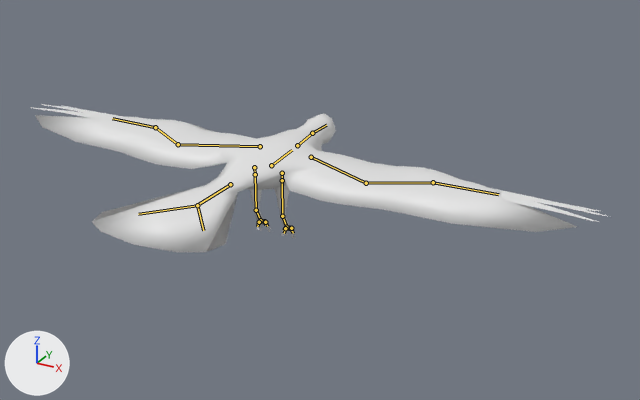
Renders of the FBX model Assets/01_Arts/Models/Bird/Bird-Animated.fbx from each side of a commit.
One viewpoint serves both versions: a 50 mm lens placed at (3.64, -4.75, 3.64), pointed at (0.51, 0.95, 0.79). Lighting does not change. The marker at lower left points along +X, +Y and +Z. The picture after the commit comes second. The bones that change, and the others that lie on the model, are drawn over the model as lines.

The first picture shows 'Circle', 'Plane', 'WingHand.L', 'WingHand.R'.
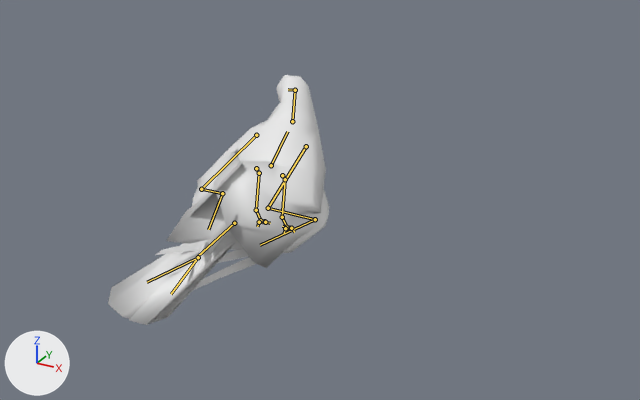
The newer file adds an action. The first version stands in its rest pose; the second is drawn at frame 7 of the action 'Bird_Refuse'.

The edits, one by one:
Bone 'Body' (bone_body) moves from (0.0, 0.0, 0.0) to (0.0, -0.008, 0.005).
Bone 'Body' (bone_body) turns from (0, 0, 0) to (37, 0, -4) degrees about its own x, y and z.
Bone 'Neck' (bone_neck) turns from (0, 0, 0) to (27, 9, 12) degrees about its own x, y and z.
Bone 'Head' (bone_head) turns from (0, 0, 0) to (-64, 22, 38) degrees about its own x, y and z.
Bone 'Tail' (bone_tail) turns from (0, 0, 0) to (19, 5, -6) degrees about its own x, y and z.
Bone 'TailFan.L' (bone_tailfan_l) turns from (0, 0, 0) to (4, 7, -23) degrees about its own x, y and z.
Bone 'TailFan.R' (bone_tailfan_r) turns from (0, 0, 0) to (4, -7, 22) degrees about its own x, y and z.
Bone 'WingUpper.L' (bone_wingupper_l) turns from (0, 0, 0) to (17, -36, -69) degrees about its own x, y and z.
Bone 'WingForearm.L' (bone_wingforearm_l) turns from (0, 0, 0) to (-27, 27, 61) degrees about its own x, y and z.
Bone 'WingHand.L' (bone_winghand_l) turns from (0, 0, 0) to (-19, 25, -125) degrees about its own x, y and z.
Bone 'WingUpper.R' (bone_wingupper_r) turns from (0, 0, 0) to (17, 36, 69) degrees about its own x, y and z.
Bone 'WingForearm.R' (bone_wingforearm_r) turns from (0, 0, 0) to (-27, -27, -61) degrees about its own x, y and z.
Bone 'WingHand.R' (bone_winghand_r) turns from (0, 0, 0) to (-19, -25, 125) degrees about its own x, y and z.
Bone 'UpperLeg.L' (bone_upperleg_l) turns from (0, 0, 0) to (1, -4, -48) degrees about its own x, y and z.
Bone 'LowerLeg.L' (bone_lowerleg_l) turns from (0, 0, 0) to (1, 0, 14) degrees about its own x, y and z.
Bone 'Foot.L' (bone_foot_l) turns from (0, 0, 0) to (0, 0, -4) degrees about its own x, y and z.
Bone 'ToeMiddle.L' (bone_toemiddle_l) turns from (0, 0, 0) to (36, 0, 0) degrees about its own x, y and z.
Bone 'ToeOuter.L' (bone_toeouter_l) turns from (0, 0, 0) to (-23, 0, 0) degrees about its own x, y and z.
Bone 'ToeInner.L' (bone_toeinner_l) turns from (0, 0, 0) to (-48, 0, 0) degrees about its own x, y and z.
Bone 'UpperLeg.R' (bone_upperleg_r) turns from (0, 0, 0) to (2, -4, -49) degrees about its own x, y and z.
Bone 'LowerLeg.R' (bone_lowerleg_r) turns from (0, 0, 0) to (-1, 0, 13) degrees about its own x, y and z.
Bone 'ToeMiddle.R' (bone_toemiddle_r) turns from (0, 0, 0) to (-36, 0, 0) degrees about its own x, y and z.
Bone 'ToeOuter.R' (bone_toeouter_r) turns from (0, 0, 0) to (23, 0, 0) degrees about its own x, y and z.
Bone 'ToeInner.R' (bone_toeinner_r) turns from (0, 0, 0) to (48, 0, 0) degrees about its own x, y and z.

Boxes [x1, y1, x2, y2] around the edits, measured in the pictures (640 x 400 px):
'Plane', posed (59% narrower, 79% taller)
    before: [35, 113, 577, 252]
    after: [108, 75, 329, 325]
'WingHand.L', posed
    before: [492, 188, 611, 222]
    after: [155, 235, 256, 290]
'WingHand.R', posed (mostly hidden afterwards)
    before: [30, 104, 124, 118]
    after: [186, 242, 206, 284]
bone 'Body', root to tip
    before: (271, 165) to (292, 150)
    after: (271, 165) to (287, 131)
bone 'Neck', root to tip
    before: (297, 145) to (312, 133)
    after: (292, 121) to (295, 90)
bone 'Head', root to tip
    before: (312, 133) to (326, 125)
    after: (295, 90) to (288, 89)
bone 'Tail', root to tip
    before: (230, 184) to (197, 205)
    after: (234, 223) to (197, 256)
bone 'TailFan.L', root to tip
    before: (197, 205) to (203, 230)
    after: (198, 257) to (171, 294)
bone 'TailFan.R', root to tip
    before: (197, 205) to (138, 214)
    after: (198, 257) to (147, 282)
bone 'WingUpper.L', root to tip
    before: (311, 157) to (366, 183)
    after: (306, 146) to (268, 208)
bone 'WingForearm.L', root to tip
    before: (366, 183) to (433, 182)
    after: (268, 208) to (315, 219)
bone 'WingHand.L', root to tip
    before: (433, 182) to (498, 194)
    after: (315, 219) to (260, 245)
bone 'WingUpper.R', root to tip
    before: (260, 146) to (178, 144)
    after: (256, 135) to (201, 189)
bone 'WingForearm.R', root to tip
    before: (178, 144) to (155, 127)
    after: (201, 189) to (222, 193)
bone 'WingHand.R', root to tip
    before: (155, 127) to (112, 118)
    after: (222, 193) to (208, 229)
bone 'UpperLeg.L', root to tip
    before: (282, 180) to (282, 216)
    after: (285, 179) to (282, 217)
bone 'LowerLeg.L', root to tip
    before: (282, 216) to (287, 227)
    after: (282, 217) to (287, 227)
bone 'ToeMiddle.L', root to tip
    before: (290, 228) to (291, 231)
    after: (290, 228) to (292, 228)
bone 'ToeOuter.L', root to tip
    before: (291, 228) to (293, 233)
    after: (291, 228) to (294, 232)
bone 'ToeInner.L', root to tip
    before: (286, 227) to (283, 230)
    after: (286, 227) to (282, 226)
bone 'UpperLeg.R', root to tip
    before: (255, 174) to (256, 210)
    after: (259, 173) to (256, 210)
bone 'ToeMiddle.R', root to tip
    before: (264, 221) to (265, 225)
    after: (264, 221) to (267, 222)
bone 'ToeOuter.R', root to tip
    before: (260, 220) to (257, 224)
    after: (260, 220) to (257, 222)
bone 'ToeInner.R', root to tip
    before: (265, 222) to (267, 226)
    after: (265, 222) to (270, 223)
